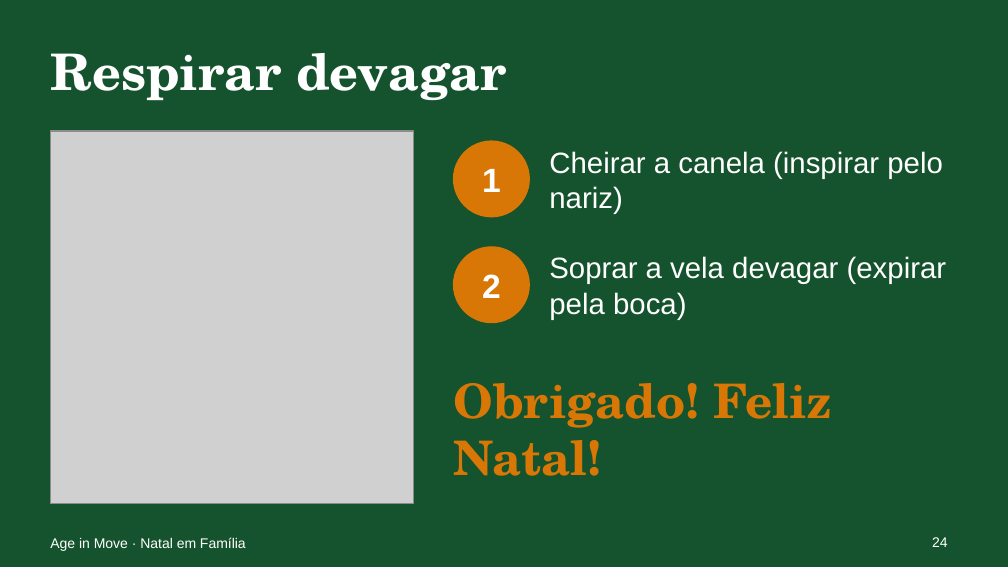
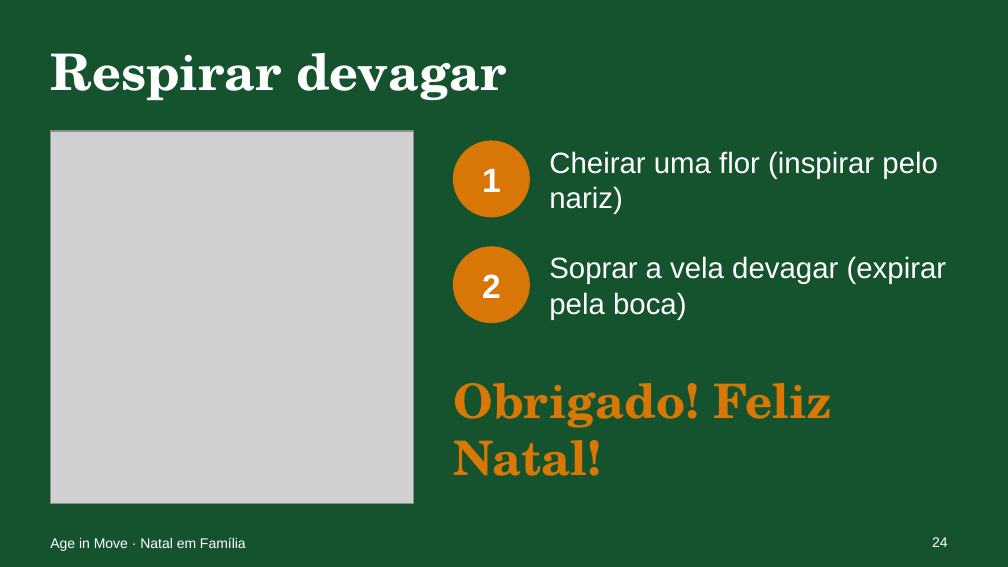
Before and after one commit to ageinmove25-bit/age-in-move-platform, a slide deck: slide 24 of materiais/powerpoints/pptx/v2/natal-em-familia.pptx. Drawn at 1008x567 pixels with LibreOffice and Linux fonts; fonts in the diff are those of the drawing; grey boxes stand for pictures. Boxes give left, top, right and bottom in pixels: in the first picture for what was removed or moved away, otherwise in the second. Text is boxed around its words. In the diff, an @@ line names an element or a change of style, - is before the commit and + after.

```diff
--- a/materiais/powerpoints/pptx/v2/natal-em-familia.pptx
+++ b/materiais/powerpoints/pptx/v2/natal-em-familia.pptx
@@ text at bbox=[549, 151, 938, 214]: text changed @@
-Cheirar a canela (inspirar pelo nariz)
+Cheirar uma flor (inspirar pelo nariz)
```
Also in this commit, not shown: 11 other slides changed, 1 slide added, 1 slide removed, 24 other files.
